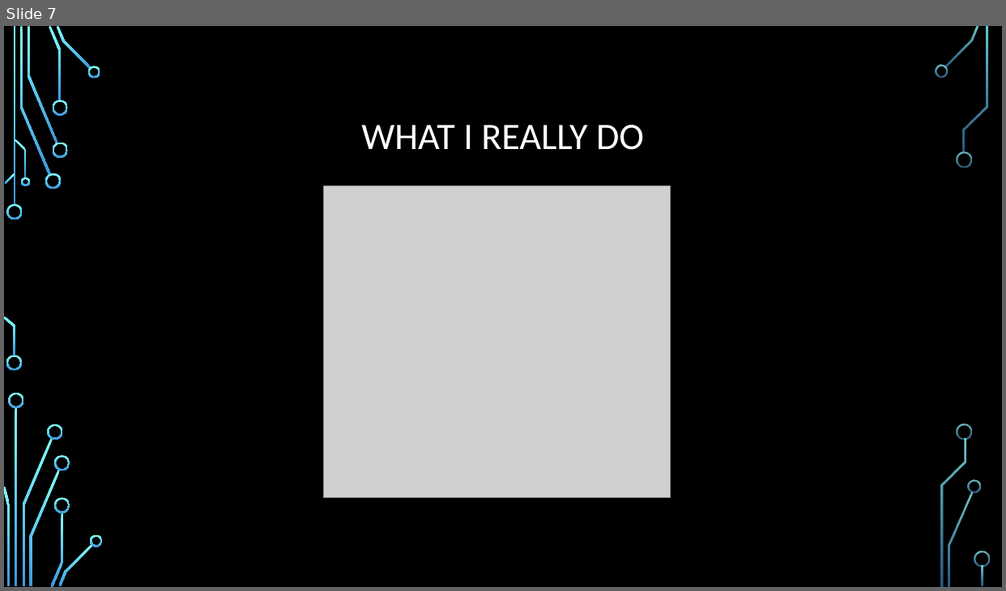
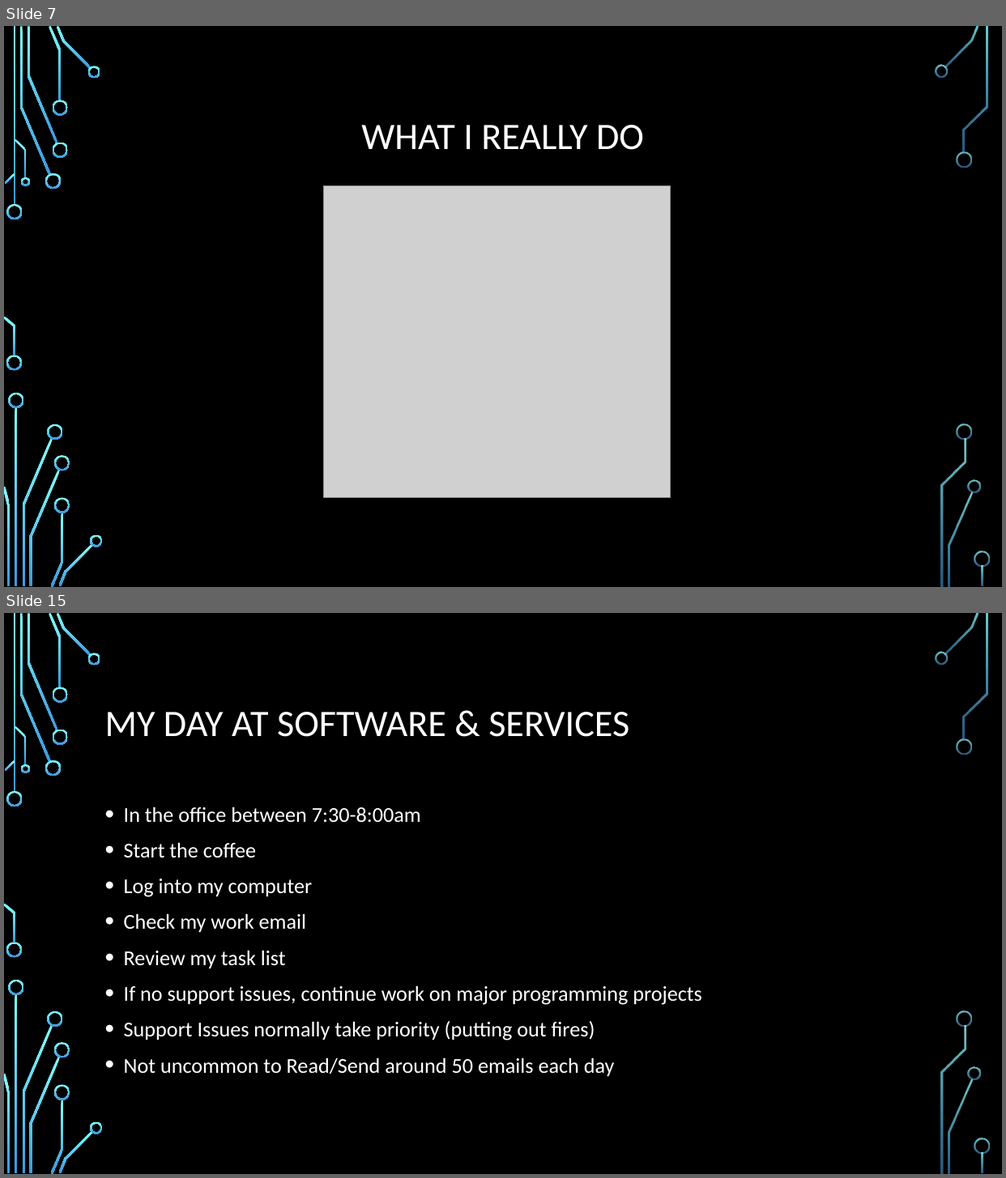
Before and after one commit to daviddcbud/TrainingApp, a slide deck: PowerPointSlids.pptx. Shown one above the other, each under a label of ours: slide 7 before the commit, slides 7 and 15 after it; the slides between them are not shown. The pictures are 1006x591 and 1006x1178 pixels, drawn with LibreOffice and Linux fonts; fonts in the diff are those of the drawing; grey boxes stand for pictures; background and template pictures are left out. Boxes give left, top, right and bottom in pixels: in the first picture for what was removed or moved away, otherwise in the second. Text is boxed around its words. In the diff, an @@ line names an element or a change of style, - is before the commit and + after.

```diff
--- a/PowerPointSlids.pptx
+++ b/PowerPointSlids.pptx
@@ slide 15 added at (4, 613, 1002, 1174), background picture (left out); not listed: 36 template elements that a slide beside it also shows @@
@@ title added at (105, 712, 629, 737), 36 pt, text #FFFFFF @@
+MY DAY AT SOFTWARE & SERVICES
@@ text added at (124, 807, 702, 1077), 20.4 pt, text #FFFFFF @@
+• In the office between 7:30-8:00am
+• Start the coffee
+• Log into my computer
+• Check my work email
+• Review my task list
+• If no support issues, continue work on major programming projects
+• Support Issues normally take priority (putting out fires)
+• Not uncommon to Read/Send around 50 emails each day
```
Also in this commit, not shown: 1 slide changed, 6 other slides added, 1 other file.
